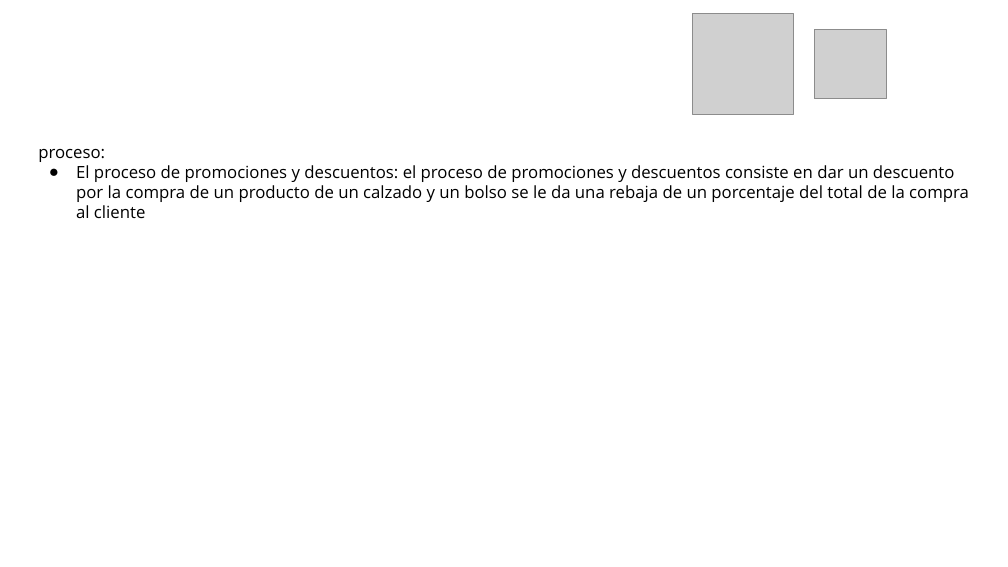
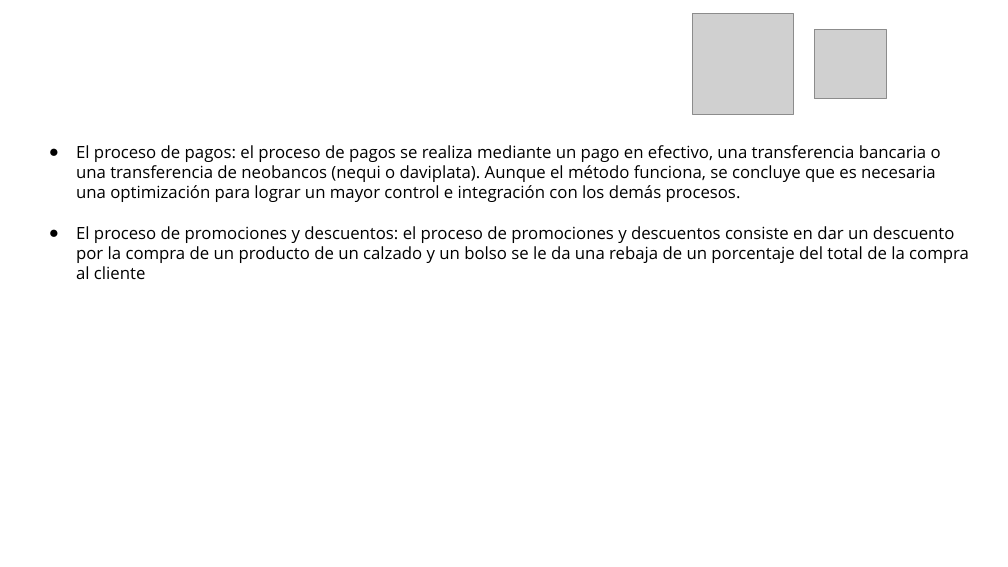
Before and after one commit to Katherin-22/Innovation_Fusion, a slide deck: slide 7 of 01_proyecto/trim1/01_contextualizacion_proyecto/Presentación del Proyecto.pptx. Drawn at 1008x567 pixels with LibreOffice and Linux fonts; fonts in the diff are those of the drawing; grey boxes stand for pictures; background and template pictures are left out. Boxes give left, top, right and bottom in pixels: in the first picture for what was removed or moved away, otherwise in the second. Text is boxed around its words. In the diff, an @@ line names an element or a change of style, - is before the commit and + after.

```diff
--- a/01_proyecto/trim1/01_contextualizacion_proyecto/Presentación del Proyecto.pptx
+++ b/01_proyecto/trim1/01_contextualizacion_proyecto/Presentación del Proyecto.pptx
@@ text at [76,145,941,202]: text changed @@
-proceso:
+● El proceso de pagos: el proceso de pagos se realiza mediante un pago en efectivo, una transferencia bancaria o una transferencia de neobancos (nequi o daviplata). Aunque el método funciona, se concluye que es necesaria una optimización para lograr un mayor control e integración con los demás procesos.
```
Also in this commit, not shown: 2 other slides changed, 11 other files.
